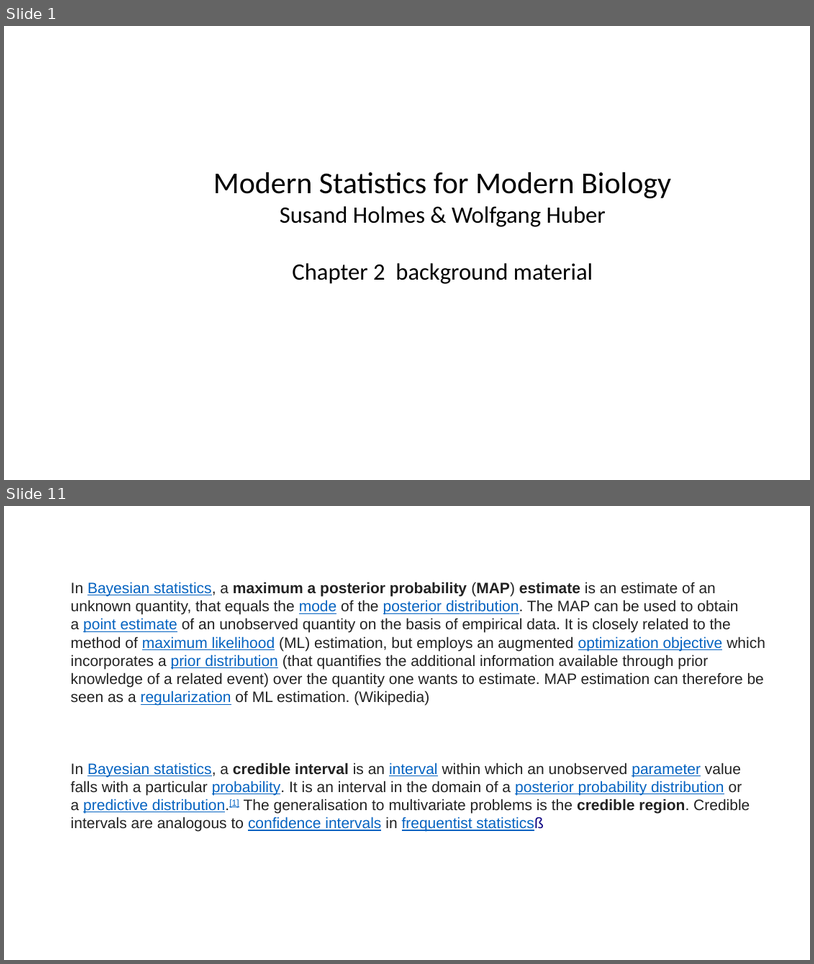
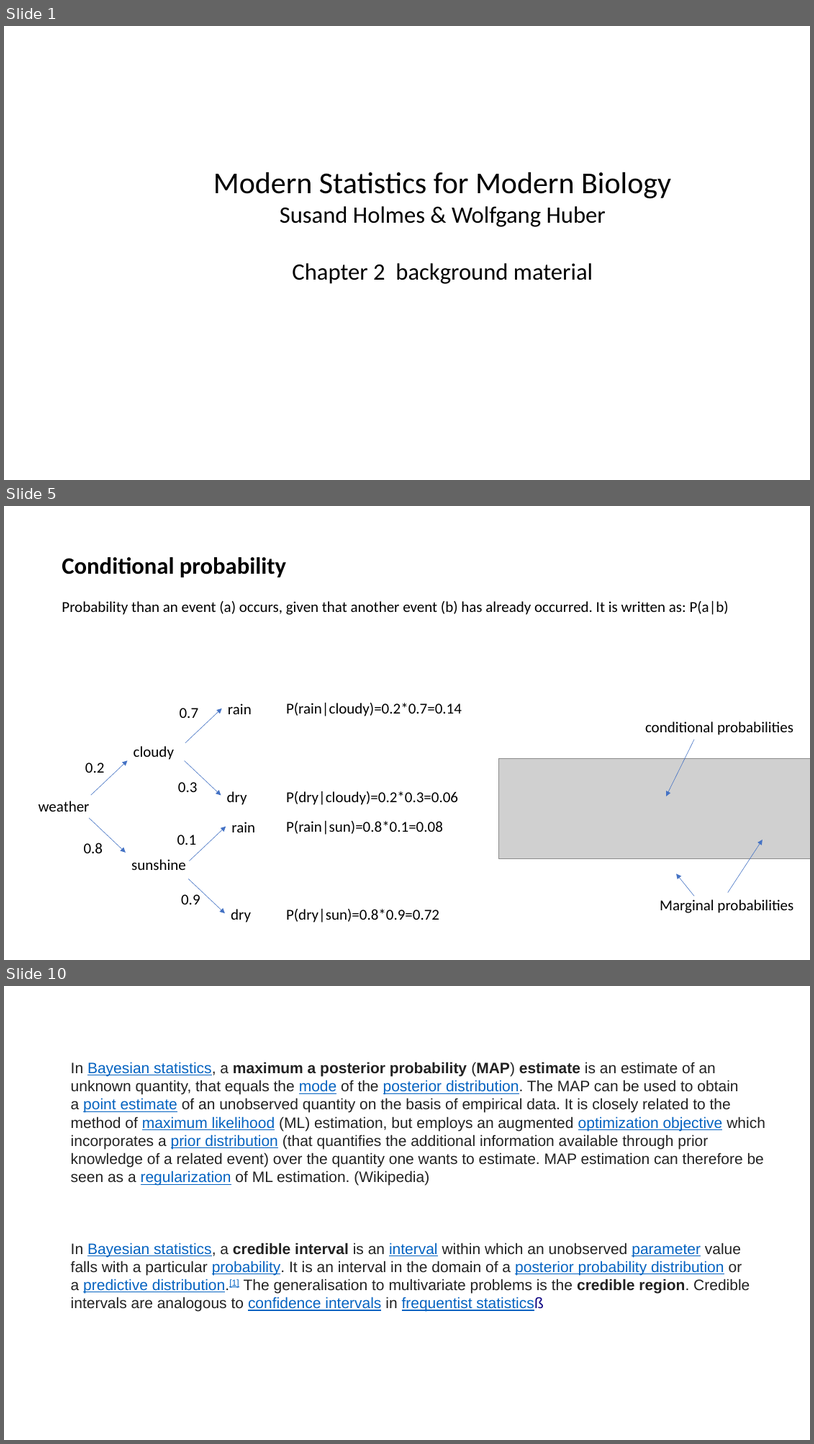
Before and after one commit to jsemple19/modernStats4biol_Holmes, a slide deck: chapter02/Chapter02.pptx. Shown one above the other, each under a label of ours: slides 1 and 11 before the commit, slides 1, 5 and 10 after it; the slides between them are not shown. The pictures are 814x964 and 814x1444 pixels, drawn with LibreOffice and Linux fonts; fonts in the diff are those of the drawing; grey boxes stand for pictures. Boxes give left, top, right and bottom in pixels: in the first picture for what was removed or moved away, otherwise in the second. Text is boxed around its words. In the diff, an @@ line names an element or a change of style, - is before the commit and + after.

```diff
--- a/chapter02/Chapter02.pptx
+++ b/chapter02/Chapter02.pptx
@@ slide 5 added at bbox=[4, 506, 810, 960], background #FFFFFF @@
@@ text added at bbox=[62, 557, 729, 615], 18 pt, text #000000 @@
+Conditional probability
+Probability than an event (a) occurs, given that another event (b) has already occurred. It is written as: P(a|b)
@@ text added at bbox=[286, 702, 462, 716], 18 pt, text #000000 @@
+P(rain|cloudy)=0.2*0.7=0.14
@@ text added at bbox=[646, 721, 794, 735], 18 pt, text #000000 @@
+conditional probabilities
@@ arrow added from (695, 739) to (666, 796), #4472C4 0.5 pt @@
@@ picture added at bbox=[499, 758, 810, 858] @@
@@ text added at bbox=[286, 791, 458, 805], 18 pt, text #000000 @@
+P(dry|cloudy)=0.2*0.3=0.06
@@ text added at bbox=[286, 821, 443, 834], 18 pt, text #000000 @@
+P(rain|sun)=0.8*0.1=0.08
@@ group added at bbox=[39, 703, 255, 922]: 13 texts, 6 arrows @@
+weather
+cloudy
+sunshine
+rain
+dry
+rain
+dry
+0.8
+0.2
+0.7
+0.3
+0.9
+0.1
@@ arrow added from (728, 893) to (763, 839), #4472C4 0.5 pt @@
@@ arrow added from (695, 896) to (676, 874), #4472C4 0.5 pt @@
@@ text added at bbox=[286, 908, 440, 922], 18 pt, text #000000 @@
+P(dry|sun)=0.8*0.9=0.72
@@ text added at bbox=[660, 899, 794, 913], 18 pt, text #000000 @@
+Marginal probabilities
@@ what was slide 11 is now slide 10 @@
```
Also in this commit, not shown: 2 slides changed, 9 other slides added.
